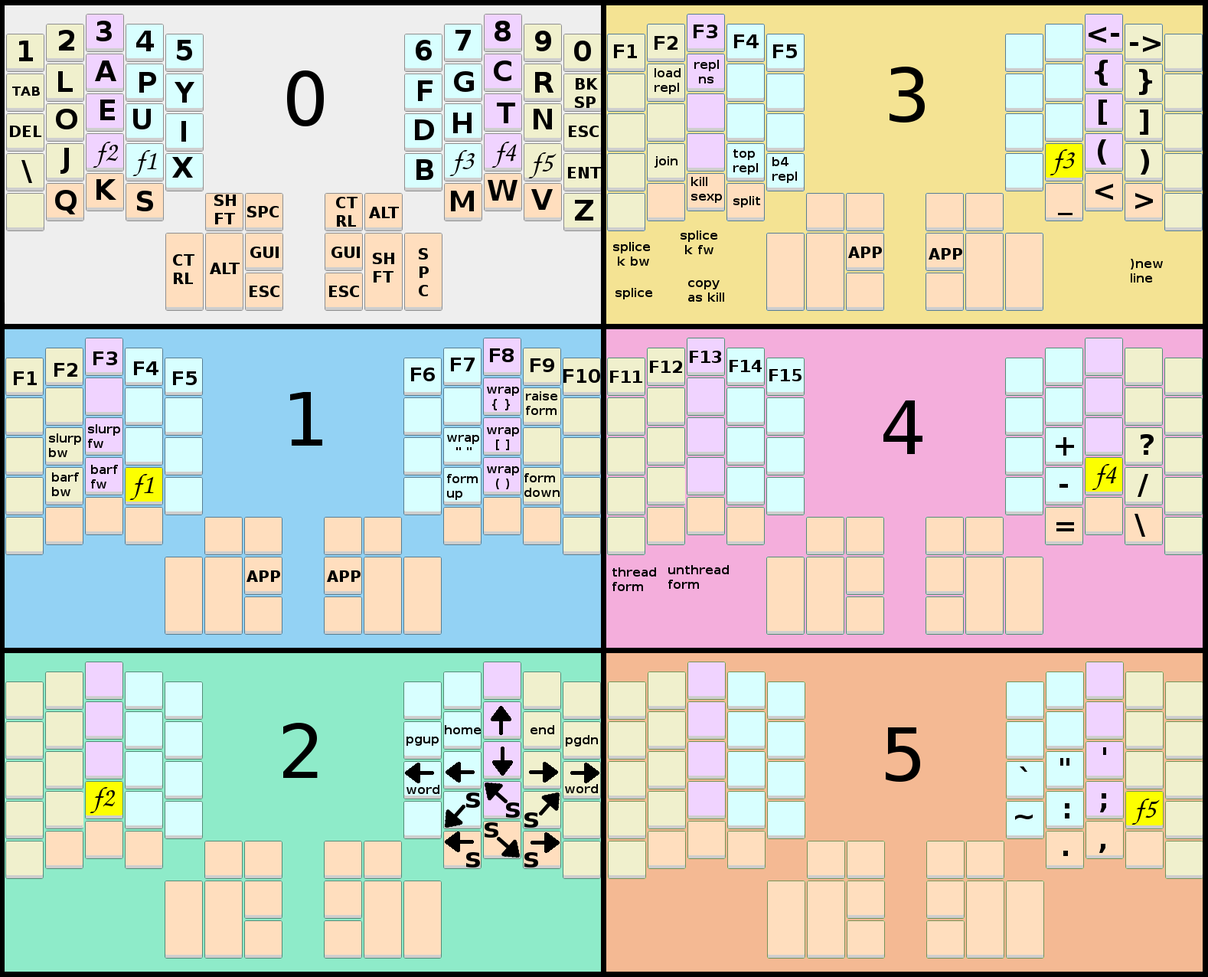
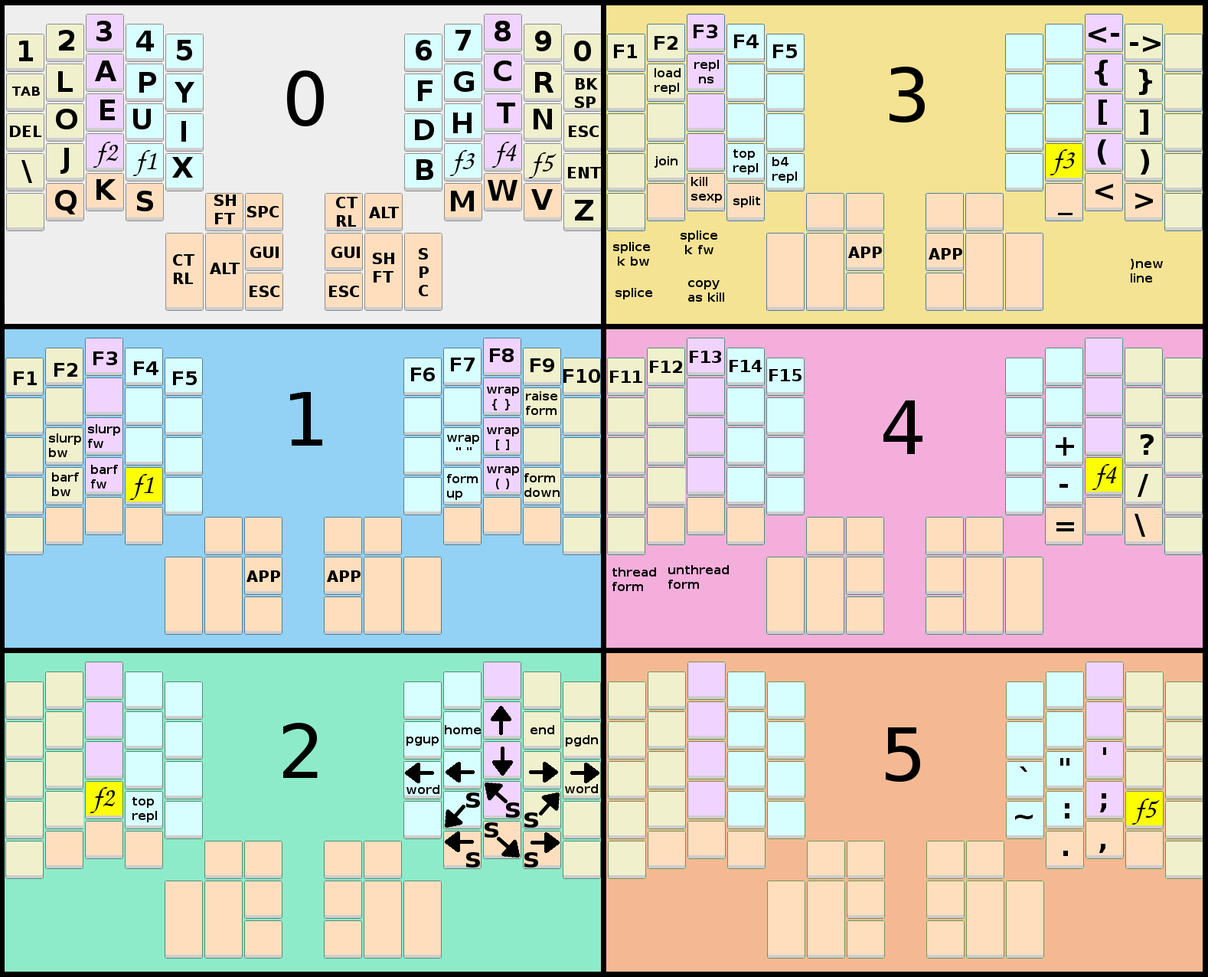
Before/after of a (1208, 977) layered artwork. What changed in the layer stack:
added layer "Send top form to repl #1" in group "Group 2" over [132, 796, 157, 822]
